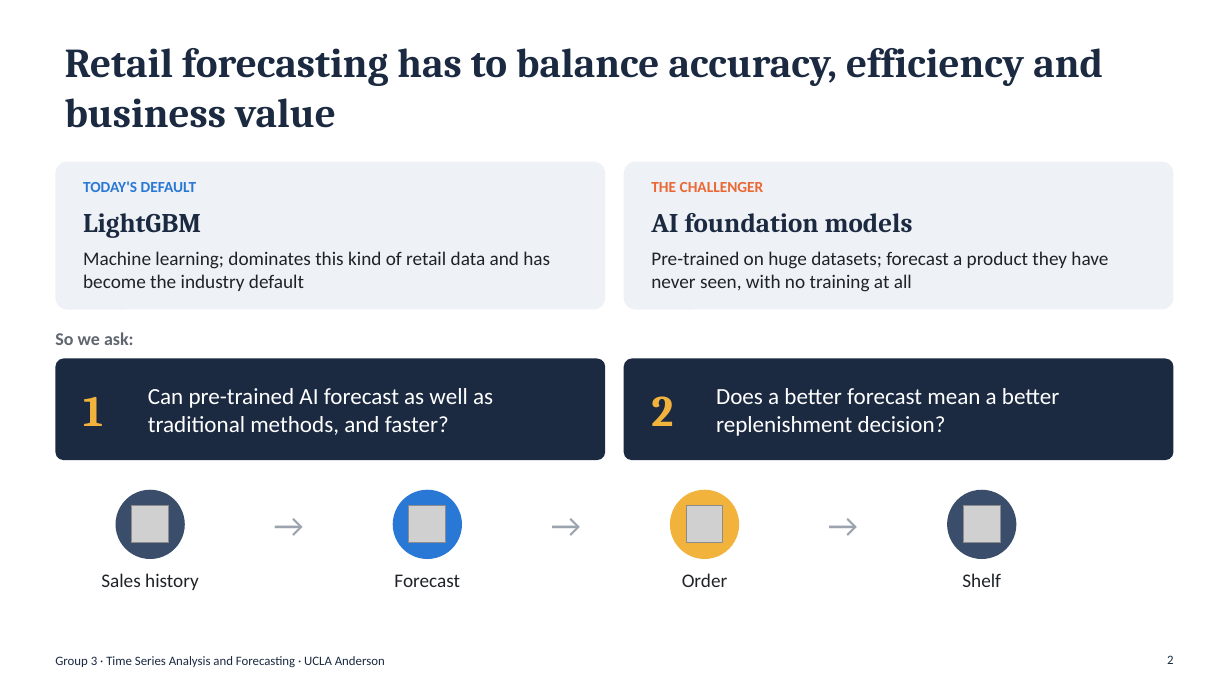
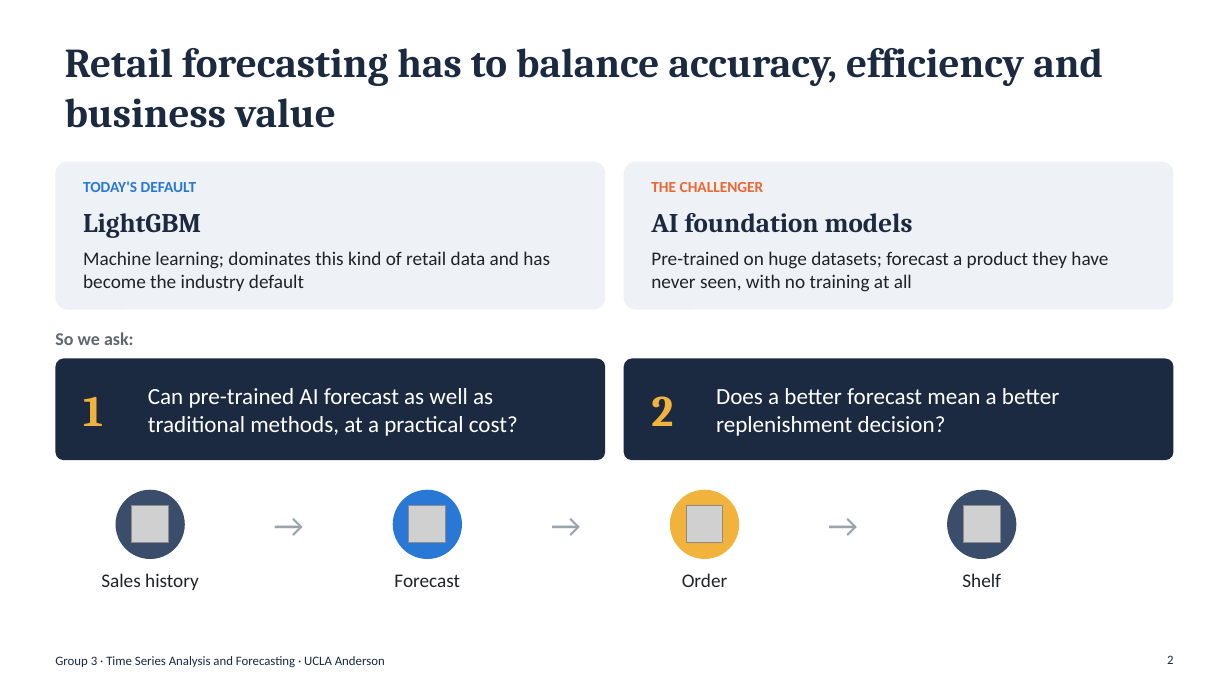
Before and after one commit to shihan-2002/m5-forecast-to-profit, a slide deck: slide 2 of presentation/Group3_Forecasting_Presentation.pptx. Drawn at 1232x693 pixels with LibreOffice and Linux fonts; fonts in the diff are those of the drawing; grey boxes stand for pictures. Boxes give left, top, right and bottom in pixels: in the first picture for what was removed or moved away, otherwise in the second. Text is boxed around its words. In the diff, an @@ line names an element or a change of style, - is before the commit and + after.

```diff
--- a/presentation/Group3_Forecasting_Presentation.pptx
+++ b/presentation/Group3_Forecasting_Presentation.pptx
@@ text at (148,388,518,436): text changed @@
-Can pre-trained AI forecast as well as traditional methods, and faster?
+Can pre-trained AI forecast as well as traditional methods, at a practical cost?
```
Also in this commit, not shown: 5 other files.
